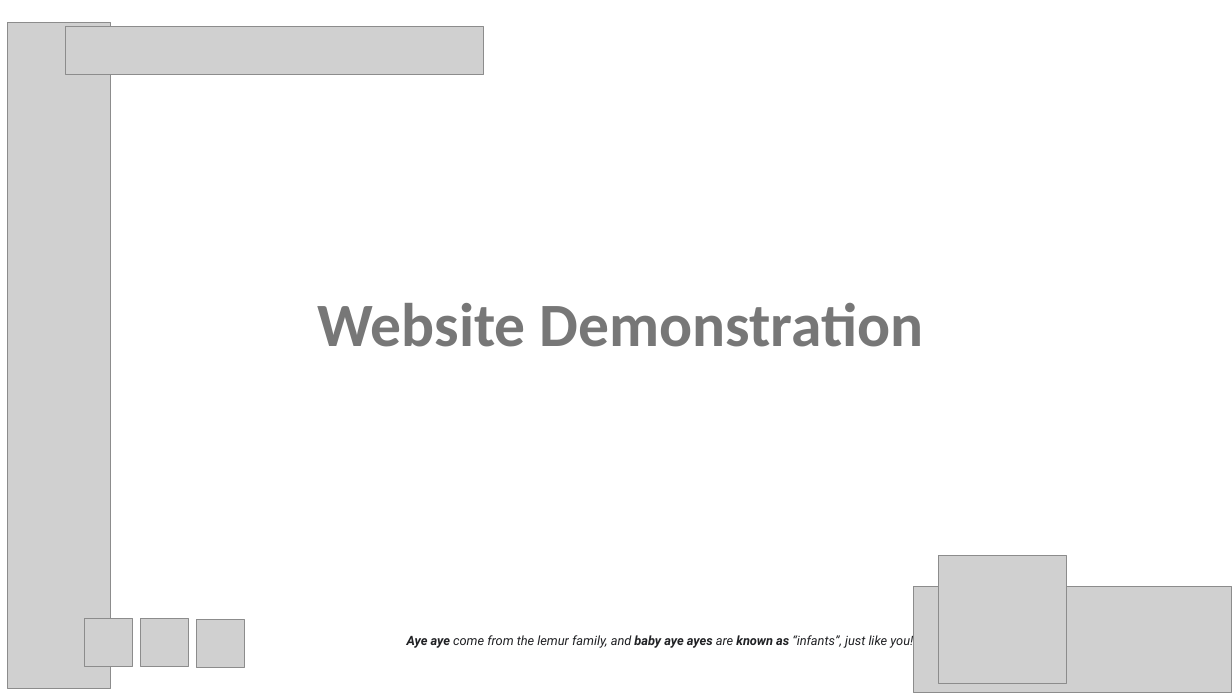
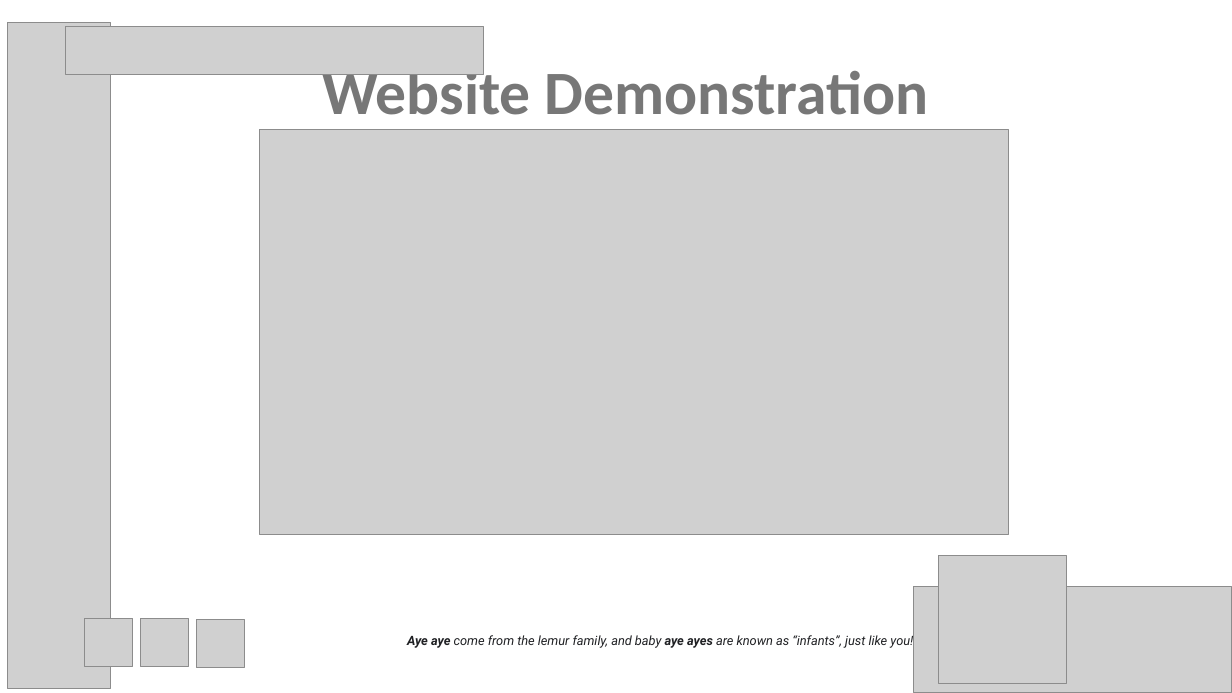
Before and after one commit to psychicesp/AI-AI, a slide deck: slide 10 of Project3_Presentation.pptx (slide 9 before the commit). Drawn at 1232x693 pixels with LibreOffice and Linux fonts; fonts in the diff are those of the drawing; grey boxes stand for pictures. Boxes give left, top, right and bottom in pixels: in the first picture for what was removed or moved away, otherwise in the second. Text is boxed around its words. In the diff, an @@ line names an element or a change of style, - is before the commit and + after.

```diff
--- a/Project3_Presentation.pptx
+++ b/Project3_Presentation.pptx
@@ title "Website Demonstration" rewrapped from [317,303,924,347] to [322,63,929,115] @@
@@ picture added at [260,129,1008,534] @@
@@ text "Aye aye come from the ..." at [407,635,913,648]: bold off in "baby known as" @@
```
Also in this commit, not shown: 8 other slides changed, 2 slides added, 2 other files.
